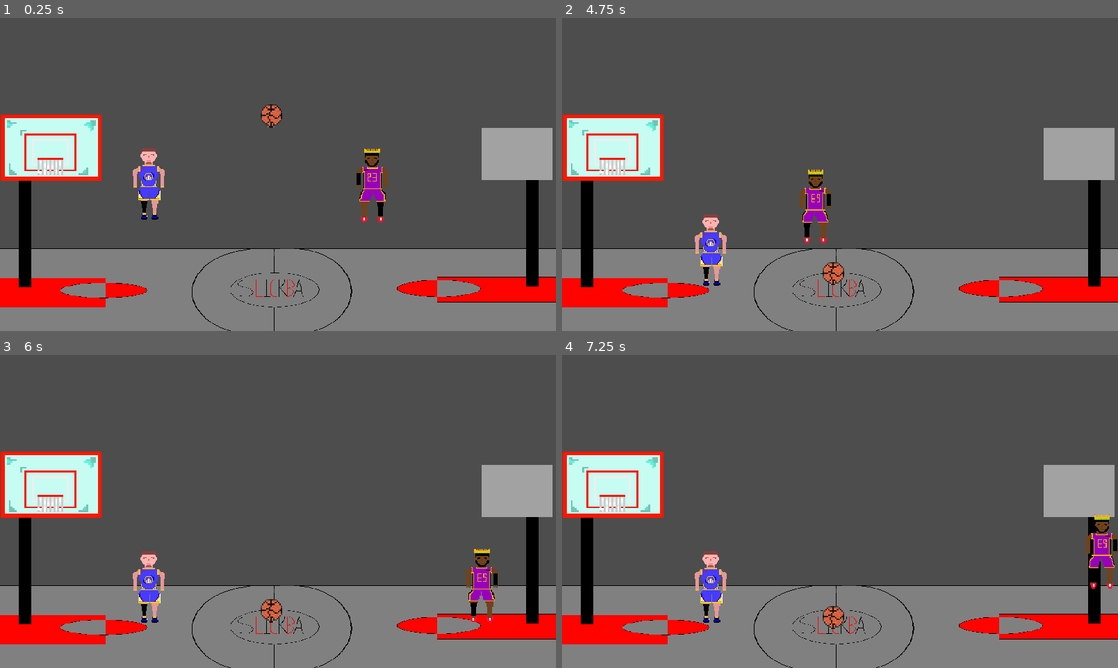
Above: before the commit, frames 1-4 (two rows, left to right).
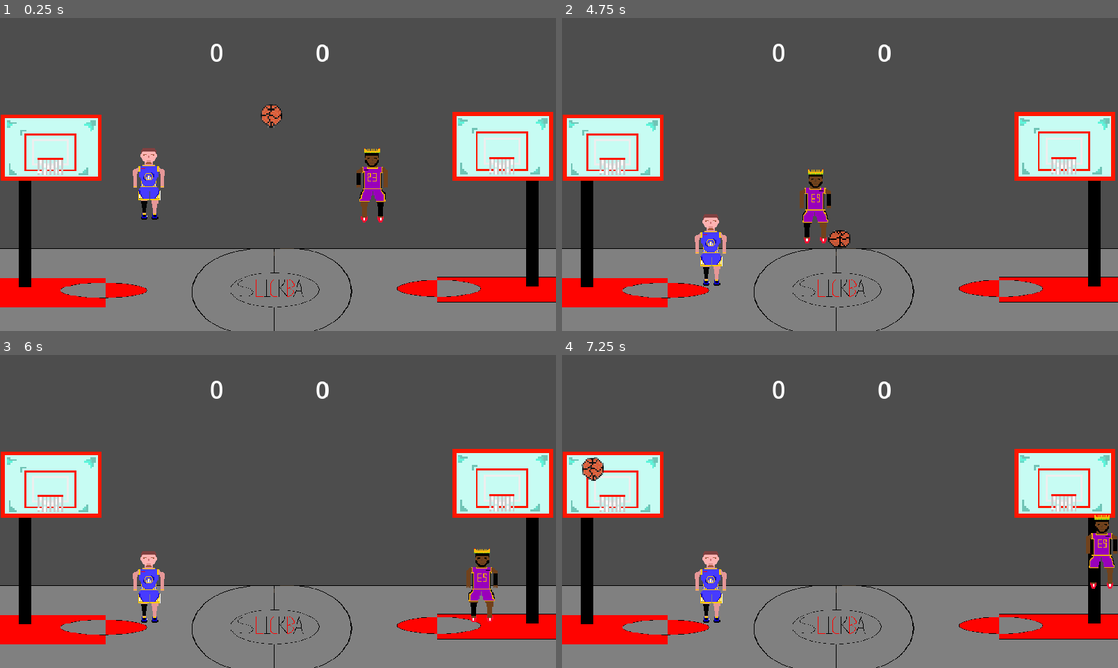
Above: after the commit, the same moments.

Repository: Yanik33/Slickball-Digital-Tech
Game: Godot game, scene res://Scenese/Main_Scene.tscn
Two runs of this game, one before a commit and one after it. Both use one fixed random seed, a clock stepped at 60 frames per second and the inputs below.
Inputs:
- Up to frame 1 (0.25 s): no input
- Up to frame 2 (4.75 s): hold D (P1_right) 0.53-2.03 s; tap F (P1_Shoot) at 0.6 s; tap W (P1_jump) at 0.77, 1.52, 3.02, 3.77, 4.52 s; tap S (P1_push) at 1.35 s; hold A (P1_left) 2.03-4.28 s; tap K (P2_Shoot) at 2.1 s; tap Left (P2_left) at 2.85 s; hold Down (P2_push) 3.53-4.28 s; hold D (P1_right) from 4.28 s (still down); tap Right (P2_right) at 4.35 s
- Up to frame 3 (6 s): keep holding D (P1_right); tap F (P1_Shoot) at 5.1 s; tap S (P1_push) at 5.85 s
- Up to frame 4 (7.25 s): keep holding D (P1_right); tap W (P1_jump) at 6.02, 6.77 s; tap K (P2_Shoot) at 6.6 s

The runs differ from the first frame. In frame 1, 4.1% of the frame differs, in the area x 37-100%, y 8-52%; in frame 2, 4.5%; in frame 3, 4.4%; in frame 4, 4.6%, in the area x 3-100%, y 8-88%.

Commit message:
Backboard animations and game changes

Diff:
--- a/Slickball/Scenese/Court.tscn
+++ b/Slickball/Scenese/Court.tscn
@@ -1,31 +1,37 @@
-[gd_scene load_steps=18 format=3 uid="uid://d2best8o8kf2k"]
+[gd_scene load_steps=27 format=3 uid="uid://d2best8o8kf2k"]
 
 [ext_resource type="Script" path="res://Scripts/Court.gd" id="1_l3jqv"]
-[ext_resource type="Texture2D" uid="uid://02qtfhbioql0" path="res://assets/SlickBall - Court Stage.png" id="1_vefdk"]
 [ext_resource type="Texture2D" uid="uid://cgsthngk4cpwk" path="res://assets/SlickBall - Court Stage (no background).png" id="2_tnal6"]
 [ext_resource type="Texture2D" uid="uid://ds654qv06pvl0" path="res://assets/backboard0000.png" id="4_eql5a"]
-[ext_resource type="Texture2D" uid="uid://cvo6pri3qyfso" path="res://assets/backboard0001.png" id="5_8gjmd"]
-[ext_resource type="Texture2D" uid="uid://dp8pm0b0aei37" path="res://assets/backboard0002.png" id="6_cmwra"]
-[ext_resource type="Texture2D" uid="uid://nsijhj3ryxmr" path="res://assets/backboard0003.png" id="7_vvepx"]
-[ext_resource type="Texture2D" uid="uid://cp2igsutv86a3" path="res://assets/backboard0004.png" id="8_1jjqj"]
+[ext_resource type="Texture2D" uid="uid://cvsw7rmq8516t" path="res://assets/BACKBOARD - _SlickBall_ (1).png" id="5_8v0qr"]
+[ext_resource type="Texture2D" uid="uid://nws6uxtoaqp" path="res://assets/BACKBOARD - _SlickBall_ (2).png" id="6_i6hul"]
+[ext_resource type="Texture2D" uid="uid://dsealnu4s8rab" path="res://assets/BACKBOARD - _SlickBall_ (3).png" id="7_kmh3u"]
+[ext_resource type="Texture2D" uid="uid://dii3ums6wpoif" path="res://assets/BACKBOARD - _SlickBall_ (4).png" id="8_270u3"]
+[ext_resource type="Texture2D" uid="uid://ba1tbra7bt1cx" path="res://assets/BACKBOARD - _SlickBall_ (5).png" id="9_drk3j"]
+[ext_resource type="Texture2D" uid="uid://8134wtgrlltu" path="res://assets/BACKBOARD - _SlickBall_ (6).png" id="10_fna5y"]
+[ext_resource type="Texture2D" uid="uid://cmqa5tflf2pxc" path="res://assets/BACKBOARD - _SlickBall_ (7).png" id="11_mges5"]
+[ext_resource type="Texture2D" uid="uid://vebdh0bb0ks8" path="res://assets/BACKBOARD - _SlickBall_ (8).png" id="12_ih5bp"]
+[ext_resource type="Texture2D" uid="uid://c0ao738gb1av8" path="res://assets/BACKBOARD - _SlickBall_ (9).png" id="13_vqyrb"]
+[ext_resource type="Texture2D" uid="uid://dkxctgsrofoa6" path="res://assets/BACKBOARD - _SlickBall_ (10).png" id="14_gpqqh"]
+[ext_resource type="Texture2D" uid="uid://cvmakbndwd7rw" path="res://assets/BACKBOARD - _SlickBall_ (11).png" id="15_bf4bx"]
 
 [sub_resource type="RectangleShape2D" id="RectangleShape2D_wtexm"]
 size = Vector2(1152, 78)
 
 [sub_resource type="RectangleShape2D" id="RectangleShape2D_46jtv"]
-size = Vector2(42, 649)
+size = Vector2(42, 707.5)
 
 [sub_resource type="RectangleShape2D" id="RectangleShape2D_6a813"]
-size = Vector2(43, 649)
+size = Vector2(43, 716)
 
 [sub_resource type="RectangleShape2D" id="RectangleShape2D_mn32g"]
 size = Vector2(14.375, 2)
 
 [sub_resource type="RectangleShape2D" id="RectangleShape2D_ixvqu"]
-size = Vector2(26, 135.5)
+size = Vector2(26, 133.5)
 
 [sub_resource type="RectangleShape2D" id="RectangleShape2D_4jhxr"]
-size = Vector2(26, 109)
+size = Vector2(26, 140.5)
 
 [sub_resource type="RectangleShape2D" id="RectangleShape2D_a2dku"]
 size = Vector2(32, 0.75)
@@ -40,16 +46,40 @@
 "texture": ExtResource("4_eql5a")
 }, {
 "duration": 1.0,
-"texture": ExtResource("5_8gjmd")
-}, {
-"duration": 1.0,
-"texture": ExtResource("6_cmwra")
-}, {
-"duration": 1.0,
-"texture": ExtResource("7_vvepx")
-}, {
-"duration": 1.0,
-"texture": ExtResource("8_1jjqj")
+"texture": ExtResource("5_8v0qr")
+}, {
+"duration": 1.0,
+"texture": ExtResource("6_i6hul")
+}, {
+"duration": 1.0,
+"texture": ExtResource("7_kmh3u")
+}, {
+"duration": 1.0,
+"texture": ExtResource("8_270u3")
+}, {
+"duration": 1.0,
+"texture": ExtResource("9_drk3j")
+}, {
+"duration": 1.0,
+"texture": ExtResource("10_fna5y")
+}, {
+"duration": 1.0,
+"texture": ExtResource("11_mges5")
+}, {
+"duration": 1.0,
+"texture": ExtResource("12_ih5bp")
+}, {
+"duration": 1.0,
+"texture": ExtResource("13_vqyrb")
+}, {
+"duration": 1.0,
+"texture": ExtResource("14_gpqqh")
+}, {
+"duration": 1.0,
+"texture": ExtResource("15_bf4bx")
+}, {
+"duration": 1.0,
+"texture": ExtResource("4_eql5a")
 }],
 "loop": false,
 "name": &"Shot",
@@ -64,9 +94,71 @@
 "speed": 5.0
 }]
 
-[node name="StaticBody2D" type="StaticBody2D" node_paths=PackedStringArray("p1_hoop")]
+[sub_resource type="SpriteFrames" id="SpriteFrames_6j7w0"]
+animations = [{
+"frames": [{
+"duration": 1.0,
+"texture": ExtResource("4_eql5a")
+}, {
+"duration": 1.0,
+"texture": ExtResource("5_8v0qr")
+}, {
+"duration": 1.0,
+"texture": ExtResource("6_i6hul")
+}, {
+"duration": 1.0,
+"texture": ExtResource("7_kmh3u")
+}, {
+"duration": 1.0,
+"texture": ExtResource("8_270u3")
+}, {
+"duration": 1.0,
+"texture": ExtResource("9_drk3j")
+}, {
+"duration": 1.0,
+"texture": ExtResource("10_fna5y")
+}, {
+"duration": 1.0,
+"texture": ExtResource("11_mges5")
+}, {
+"duration": 1.0,
+"texture": ExtResource("12_ih5bp")
+}, {
+"duration": 1.0,
+"texture": ExtResource("13_vqyrb")
+}, {
+"duration": 1.0,
+"texture": ExtResource("14_gpqqh")
+}, {
+"duration": 1.0,
+"texture": ExtResource("15_bf4bx")
+}, {
+"duration": 1.0,
+"texture": ExtResource("4_eql5a")
+}],
+"loop": false,
+"name": &"Shot 2",
+"speed": 8.0
+}, {
+"frames": [{
+"duration": 1.0,
+"texture": ExtResource("4_eql5a")
+}],
+"loop": true,
+"name": &"default",
+"speed": 8.0
+}]
+
+[sub_resource type="CircleShape2D" id="CircleShape2D_cyhb4"]
+radius = 13.0
+
+[sub_resource type="RectangleShape2D" id="RectangleShape2D_dnjft"]
+size = Vector2(72, 7.5)
+
+[node name="StaticBody2D" type="StaticBody2D" node_paths=PackedStringArray("p1_hoop", "p2_hoop")]
 script = ExtResource("1_l3jqv")
 p1_hoop = NodePath("AnimatedSprite2D")
+p2_hoop = NodePath("AnimatedSprite2D3")
 
 [node name="CollisionShape2D" type="CollisionShape2D" parent="."]
 position = Vector2(576, 609)
@@ -79,11 +171,11 @@
 offset_bottom = 664.0
 
 [node name="CollisionShape2D2" type="CollisionShape2D" parent="."]
-position = Vector2(-22, 323)
+position = Vector2(-22, 293.75)
 shape = SubResource("RectangleShape2D_46jtv")
 
 [node name="CollisionShape2D3" type="CollisionShape2D" parent="."]
-position = Vector2(1173.5, 323.5)
+position = Vector2(1173.5, 290)
 shape = SubResource("RectangleShape2D_6a813")
 
 [node name="ColorRect2" type="ColorRect" parent="."]
@@ -125,34 +217,27 @@
 shape = SubResource("RectangleShape2D_mn32g")
 
 [node name="CollisionShape2D8" type="CollisionShape2D" parent="."]
-position = Vector2(1013, 305)
+position = Vector2(1020, 305)
 shape = SubResource("RectangleShape2D_mn32g")
 
 [node name="CollisionShape2D9" type="CollisionShape2D" parent="."]
-position = Vector2(1054, 305)
+position = Vector2(1061, 305)
 shape = SubResource("RectangleShape2D_mn32g")
 
 [node name="CollisionShape2D10" type="CollisionShape2D" parent="."]
-position = Vector2(39, 284.75)
+position = Vector2(39, 285.75)
 shape = SubResource("RectangleShape2D_ixvqu")
 
 [node name="CollisionShape2D11" type="CollisionShape2D" parent="."]
-position = Vector2(1117, 298)
+position = Vector2(1117, 282.25)
 shape = SubResource("RectangleShape2D_4jhxr")
-
-[node name="SlickBall-CourtStage" type="Sprite2D" parent="."]
-visible = false
-z_index = -1
-position = Vector2(570, 365.5)
-scale = Vector2(1.13148, 1.00139)
-texture = ExtResource("1_vefdk")
 
 [node name="Area2D" type="Area2D" parent="."]
 position = Vector2(173, 128)
 metadata/scorep1 = true
 
 [node name="P1_Score" type="CollisionShape2D" parent="Area2D"]
-position = Vector2(-68, 189.625)
+position = Vector2(-68, 190)
 shape = SubResource("RectangleShape2D_a2dku")
 
 [node name="Area2D2" type="Area2D" parent="."]
@@ -160,7 +245,7 @@
 metadata/scorep2 = true
 
 [node name="P2_Score" type="CollisionShape2D" parent="Area2D2"]
-position = Vector2(1, -15.375)
+position = Vector2(8, -15)
 scale = Vector2(1.06286, 1)
 shape = SubResource("RectangleShape2D_1jnlj")
 
@@ -176,5 +261,43 @@
 sprite_frames = SubResource("SpriteFrames_o45ko")
 animation = &"Shot"
 
+[node name="AnimatedSprite2D3" type="AnimatedSprite2D" parent="."]
+position = Vector2(1050, 321)
+scale = Vector2(4.013, 4.04537)
+sprite_frames = SubResource("SpriteFrames_6j7w0")
+animation = &"Shot 2"
+
+[node name="ColorRect6" type="ColorRect" parent="."]
+z_index = 10
+offset_left = 78.0
+offset_top = 307.0
+offset_right = 131.0
+offset_bottom = 311.0
+color = Color(1, 0.0901961, 0, 1)
+
+[node name="ColorRect7" type="ColorRect" parent="."]
+z_index = 10
+offset_left = 1014.0
+offset_top = 305.0
+offset_right = 1066.0
+offset_bottom = 309.0
+color = Color(1, 0.0901961, 0, 1)
+
+[node name="CollisionShape2D4" type="CollisionShape2D" parent="."]
+position = Vector2(39, 228)
+shape = SubResource("CircleShape2D_cyhb4")
+
+[node name="CollisionShape2D5" type="CollisionShape2D" parent="."]
+position = Vector2(1117, 221)
+shape = SubResource("CircleShape2D_cyhb4")
+
+[node name="CollisionShape2D12" type="CollisionShape2D" parent="."]
+position = Vector2(105, 331)
+rotation = -3.14159
+shape = SubResource("RectangleShape2D_dnjft")
+one_way_collision = true
+
 [connection signal="area_entered" from="Area2D" to="." method="_p1_hoop_scored"]
+[connection signal="area_entered" from="Area2D2" to="." method="_p2_hoop_scored"]
 [connection signal="animation_finished" from="AnimatedSprite2D" to="." method="_p1_shot_finished"]
+[connection signal="animation_finished" from="AnimatedSprite2D3" to="." method="_p2_hoop_finished"]
--- a/Slickball/Scenese/Main_Scene.tscn
+++ b/Slickball/Scenese/Main_Scene.tscn
@@ -1,9 +1,10 @@
-[gd_scene load_steps=6 format=3 uid="uid://r6q5sjvtwbwm"]
+[gd_scene load_steps=7 format=3 uid="uid://r6q5sjvtwbwm"]
 
 [ext_resource type="PackedScene" uid="uid://d2best8o8kf2k" path="res://Scenese/Court.tscn" id="1_26mub"]
 [ext_resource type="PackedScene" uid="uid://ctpoq8w0716x6" path="res://Scenese/Player1.tscn" id="2_1fte8"]
 [ext_resource type="PackedScene" uid="uid://biimbar21jdr2" path="res://Scenese/Player2.tscn" id="3_7qnyb"]
 [ext_resource type="PackedScene" uid="uid://pmixrqejxfox" path="res://Scenese/Basketball.tscn" id="4_mh7vl"]
+[ext_resource type="Script" path="res://Scripts/scoreboard.gd" id="5_b26b8"]
 
 [sub_resource type="PhysicsMaterial" id="PhysicsMaterial_mny6r"]
 bounce = 0.8
@@ -26,10 +27,29 @@
 position = Vector2(-56, 286)
 
 [node name="P2_Hoop" type="Node2D" parent="."]
-position = Vector2(1206, 287)
+position = Vector2(1210, 287)
 
 [node name="RigidBody2D" parent="." instance=ExtResource("4_mh7vl")]
 position = Vector2(562, 175)
 collision_layer = 4
 collision_mask = 4
 physics_material_override = SubResource("PhysicsMaterial_mny6r")
+
+[node name="CanvasLayer" type="CanvasLayer" parent="."]
+script = ExtResource("5_b26b8")
+
+[node name="p1_scoreboard" type="Label" parent="CanvasLayer"]
+offset_left = 654.0
+offset_top = 37.0
+offset_right = 694.0
+offset_bottom = 106.0
+theme_override_font_sizes/font_size = 50
+text = "0"
+
+[node name="p2_scoreboard" type="Label" parent="CanvasLayer"]
+offset_left = 435.0
+offset_top = 36.0
+offset_right = 475.0
+offset_bottom = 105.0
+theme_override_font_sizes/font_size = 50
+text = "0"
--- a/Slickball/Scenese/Player1.tscn
+++ b/Slickball/Scenese/Player1.tscn
@@ -15,6 +15,9 @@
 
 [sub_resource type="RectangleShape2D" id="RectangleShape2D_yxd1h"]
 size = Vector2(66.2611, 24)
+
+[sub_resource type="RectangleShape2D" id="RectangleShape2D_j1u7k"]
+size = Vector2(121.706, 26.7648)
 
 [node name="CharacterBody2D" type="CharacterBody2D"]
 script = ExtResource("1_4oyr1")
@@ -59,6 +62,10 @@
 position = Vector2(26.9675, -108)
 shape = SubResource("RectangleShape2D_yxd1h")
 
+[node name="CollisionShape2D4" type="CollisionShape2D" parent="Marker2D/Sprite2D/Area2D"]
+position = Vector2(28.206, 45.7776)
+shape = SubResource("RectangleShape2D_j1u7k")
+
 [node name="shoot_point" type="Node2D" parent="Marker2D/Sprite2D"]
 position = Vector2(-39.8104, -3.98104)
 scale = Vector2(0.56872, 0.56872)
--- a/Slickball/Scenese/Player2.tscn
+++ b/Slickball/Scenese/Player2.tscn
@@ -15,6 +15,9 @@
 
 [sub_resource type="RectangleShape2D" id="RectangleShape2D_ixpwd"]
 size = Vector2(64, 25)
+
+[sub_resource type="RectangleShape2D" id="RectangleShape2D_dspbo"]
+size = Vector2(117, 29)
 
 [node name="CharacterBody2D" type="CharacterBody2D"]
 script = ExtResource("1_o7lnb")
@@ -59,6 +62,10 @@
 position = Vector2(-30, -138.5)
 shape = SubResource("RectangleShape2D_ixpwd")
 
+[node name="CollisionShape2D4" type="CollisionShape2D" parent="Marker2D/Sprite2D/Area2D"]
+position = Vector2(-29.0001, 14.9999)
+shape = SubResource("RectangleShape2D_dspbo")
+
 [node name="shoot_point2" type="Node2D" parent="Marker2D/Sprite2D"]
 position = Vector2(34.7059, -2.80426)
 scale = Vector2(0.588235, 0.560853)
--- a/Slickball/Scripts/Basketball.gd
+++ b/Slickball/Scripts/Basketball.gd
@@ -1,10 +1,10 @@
 extends RigidBody2D
 
 var held = false
+var thrown = false
+@onready var scoreboard = get_node("/root/Node2D/CanvasLayer")
 
 # Called when the node enters the scene tree for the first time.
-func _ready():
-	pass # Replace with function body.
 
 
 # Called every frame. 'delta' is the elapsed time since the previous frame.
@@ -14,13 +14,19 @@
 	else :
 		$AnimatedSprite2D.play("normal")
 
-
+	if thrown:
+		$CollisionShape2D.disabled = true
+		await get_tree().create_timer(0.3).timeout
+		$CollisionShape2D.disabled = false
+		thrown = false
 	#rotation = clamp(0,0,0)
 
 
 
 func _on_area_2d_area_entered(area):
 	if area.has_meta("scorep1"):
+		scoreboard._update_scoreboard(true, false)
 		print("SCORE Player 1")
 	if area.has_meta("scorep2"):
+		scoreboard._update_scoreboard(false, true)
 		print("SCORE Player 2")
--- a/Slickball/Scripts/Court.gd
+++ b/Slickball/Scripts/Court.gd
@@ -1,6 +1,7 @@
 extends StaticBody2D
 
 @export var p1_hoop : Node
+@export var p2_hoop : Node
 
 # Called when the node enters the scene tree for the first time.
 func _ready():
@@ -17,7 +18,19 @@
 		p1_hoop.play("Shot")
 
 
-
 func _p1_shot_finished():
 	if p1_hoop.animation == "Shot":
 		p1_hoop.play("default")
+
+
+
+
+
+func _p2_hoop_scored(area):
+	if area.has_meta("ball"):
+		p2_hoop.play("Shot 2")
+
+
+func _p2_hoop_finished():
+	if p2_hoop.animation == "Shot 2":
+		p2_hoop.play("default")
--- a/Slickball/Scripts/Player1.gd
+++ b/Slickball/Scripts/Player1.gd
@@ -1,4 +1,6 @@
 extends CharacterBody2D
+
+var rand = RandomNumberGenerator.new()
 
 @export var ball_scene : PackedScene
 
@@ -49,7 +51,7 @@
 	if Input.is_action_just_pressed("P1_Shoot"):
 		_shoot()
 
-	hoop_vector = shoot_point.global_position - get_node("/root/Node2D/P1_Hoop").global_position
+	hoop_vector = (shoot_point.global_position - get_node("/root/Node2D/P1_Hoop").global_position) + Vector2(rand.randf_range(0, 0), 0)
 
 	var discriminant = shot_verticle**2 - 2 * gravity * hoop_vector.y;
 	intital_horizontal_velocity = -hoop_vector.x / ((-shot_verticle - (discriminant**0.5))/-gravity)
@@ -61,6 +63,7 @@
 	if ball_placement.remote_path != NodePath(""):
 		ball_placement.remote_path = NodePath("")
 		ball.held = false
+		ball.thrown = true
 		ball.linear_velocity.y = -shot_verticle
 		ball.linear_velocity.x = intital_horizontal_velocity
 
--- a/Slickball/Scripts/Player2.gd
+++ b/Slickball/Scripts/Player2.gd
@@ -1,4 +1,6 @@
 extends CharacterBody2D
+
+var rand = RandomNumberGenerator.new()
 
 @export var ball_scene : PackedScene
 
@@ -49,7 +51,7 @@
 	if Input.is_action_just_pressed("P2_Shoot"):
 		_shoot()
 
-	hoop_vector = shoot_point2.global_position - get_node("/root/Node2D/P2_Hoop").global_position
+	hoop_vector = (shoot_point2.global_position - get_node("/root/Node2D/P2_Hoop").global_position) + Vector2(rand.randf_range(-150, 150), 0)
 
 	var discriminant = shot_verticle**2 - 2 * gravity * hoop_vector.y;
 	intital_horizontal_velocity = -hoop_vector.x / ((-shot_verticle - (discriminant**0.5))/-gravity)
@@ -61,6 +63,7 @@
 	if ball_placement2.remote_path != NodePath(""):
 		ball_placement2.remote_path = NodePath("")
 		ball.held = false
+		ball.thrown = true
 		ball.linear_velocity.y = -shot_verticle
 		ball.linear_velocity.x = intital_horizontal_velocity
 
--- /dev/null
+++ b/Slickball/Scripts/scoreboard.gd
@@ -0,0 +1,15 @@
+extends CanvasLayer
+
+var p1_score = 0
+var p2_score = 0
+
+# Called when the node enters the scene tree for the first time.
+func _update_scoreboard(p1, p2):
+	print(p1)
+	print(p2)
+	if p1:
+		p1_score += 1
+		$p1_scoreboard.text = str(p1_score)
+	if p2:
+		p2_score += 1
+		$p2_scoreboard.text = str (p2_score)
Not shown: 1 places in Slickball/Scenese/Player1.tscn that only renumber resources
Not shown: 1 places in Slickball/Scenese/Player2.tscn that only renumber resources
Binary file added: Slickball/assets/BACKBOARD - _SlickBall_ (1).png
Not shown, changed: Slickball/assets/BACKBOARD - _SlickBall_ (1).png.import
Binary file added: Slickball/assets/BACKBOARD - _SlickBall_ (10).png
Not shown, added: Slickball/assets/BACKBOARD - _SlickBall_ (10).png.import
Binary file added: Slickball/assets/BACKBOARD - _SlickBall_ (11).png
Not shown, changed: Slickball/assets/BACKBOARD - _SlickBall_ (11).png.import
Binary file added: Slickball/assets/BACKBOARD - _SlickBall_ (2).png
Not shown, added: Slickball/assets/BACKBOARD - _SlickBall_ (2).png.import
Binary file added: Slickball/assets/BACKBOARD - _SlickBall_ (3).png
Not shown, added: Slickball/assets/BACKBOARD - _SlickBall_ (3).png.import
(and 16 more such lines)
